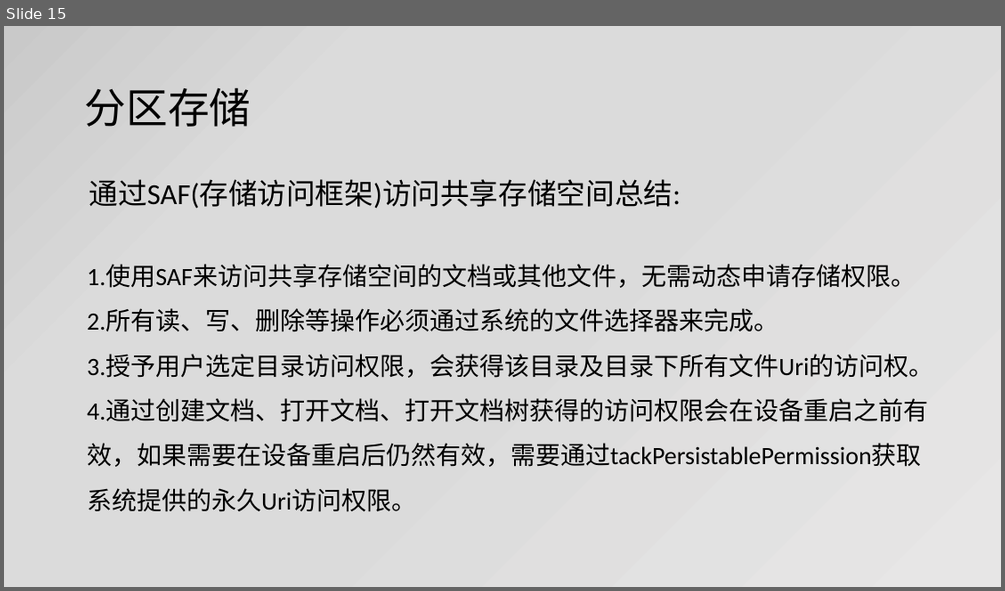
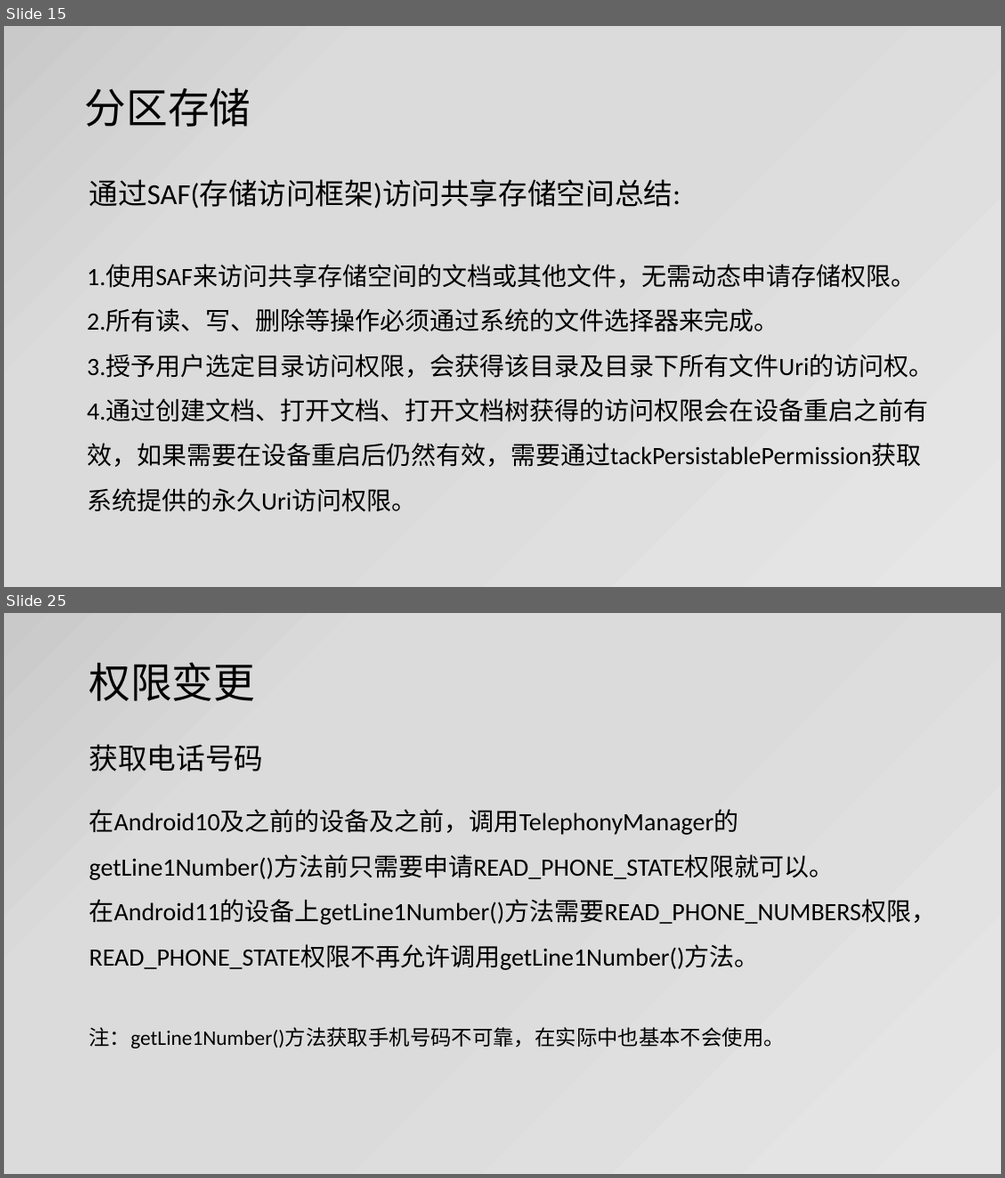
Before and after one commit to jianjunxiao/Adaptation, a slide deck: Android10、11适配.pptx. Shown one above the other, each under a label of ours: slide 15 before the commit, slides 15 and 25 after it; the slides between them are not shown. The pictures are 1005x591 and 1005x1178 pixels, drawn with LibreOffice and Linux fonts; fonts in the diff are those of the drawing. Boxes give left, top, right and bottom in pixels: in the first picture for what was removed or moved away, otherwise in the second. Text is boxed around its words. In the diff, an @@ line names an element or a change of style, - is before the commit and + after.

```diff
--- a/Android10、11适配.pptx
+++ b/Android10、11适配.pptx
@@ slide 25 added at <box>4,613,1001,1174</box>, background gradient #E7E6E6 to #DBDBDB to #C9C9C9 @@
@@ title added at <box>89,662,256,701</box>, 40 pt, text #000000 @@
+权限变更
@@ text added at <box>89,744,264,771</box>, 28 pt, text #000000 @@
+获取电话号码
@@ text added at <box>89,809,937,1048</box>, 24 pt, text #000000 @@
+在Android10及之前的设备及之前，调用TelephonyManager的getLine1Number()方法前只需要申请READ_PHONE_STATE权限就可以。
+在Android11的设备上getLine1Number()方法需要READ_PHONE_NUMBERS权限，
+READ_PHONE_STATE权限不再允许调用getLine1Number()方法。
+注：getLine1Number()方法获取手机号码不可靠，在实际中也基本不会使用。
```
Also in this commit, not shown: 3 slides changed, 8 other slides added, 12 other files.
